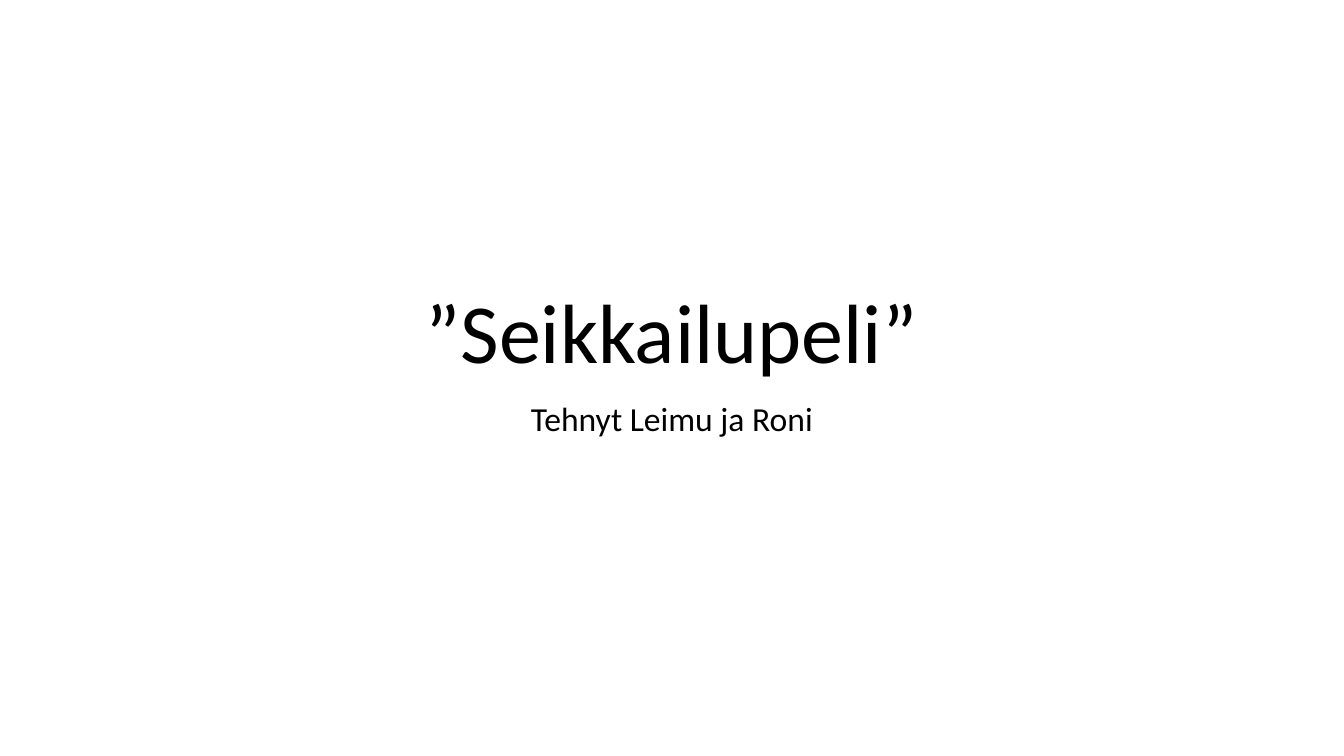
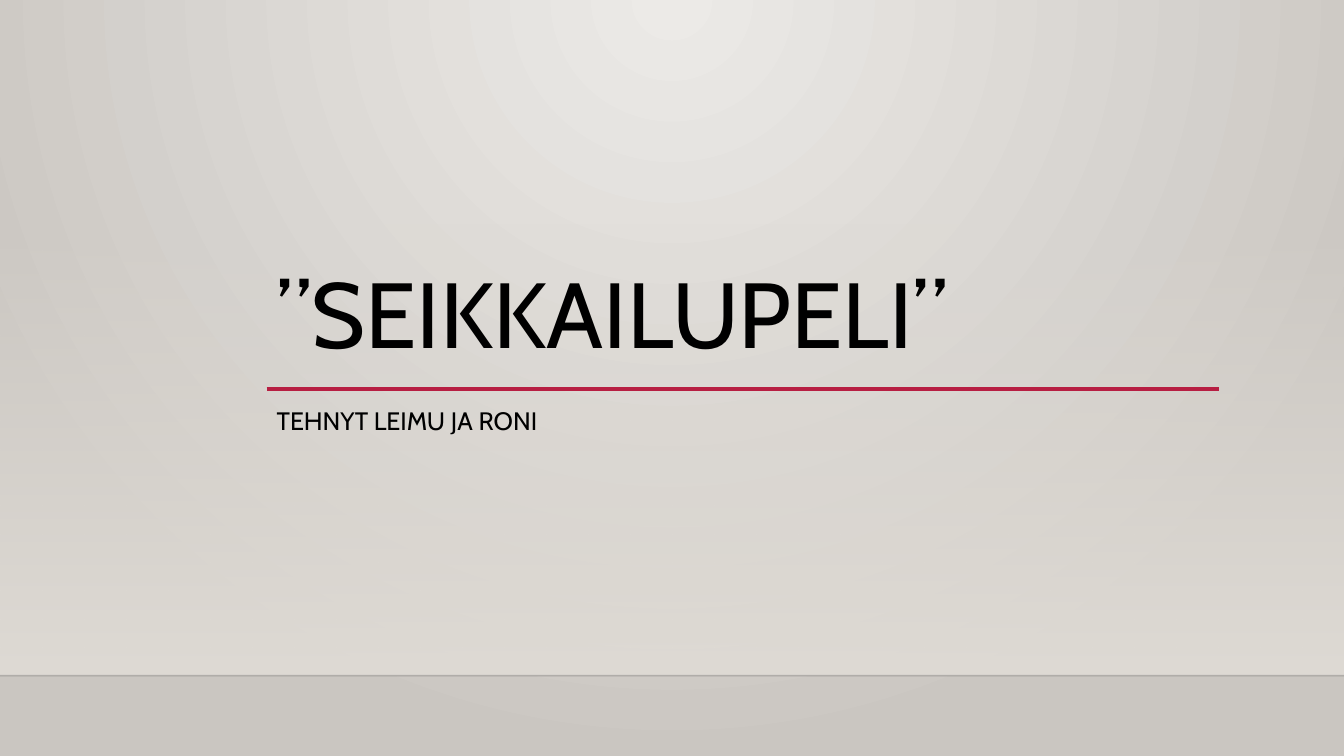
Before and after one commit to luimu64/PROJEKTITYO, a slide deck: slide 1 of Seikkailupeli.pptx. Drawn at 1344x756 pixels with LibreOffice and Linux fonts; fonts in the diff are those of the drawing; background and template pictures are left out. Boxes give left, top, right and bottom in pixels: in the first picture for what was removed or moved away, otherwise in the second. Text is boxed around its words. In the diff, an @@ line names an element or a change of style, - is before the commit and + after.

```diff
--- a/Seikkailupeli.pptx
+++ b/Seikkailupeli.pptx
@@ background #FFFFFF to gradient #ECEAE7 to #CAC7C1 @@
@@ rectangle added at (x1=0, y1=223, x2=1344, y2=676), fill gradient #DFDBD5 @@
@@ title at (x1=277, y1=278, x2=948, y2=350): text changed; size 60 to 66 pt; font Calibri to Cabin @@
-”Seikkailupeli”
+”SEIKKAILUPELI”
@@ line added from (266, 389) to (1219, 389), #B71E42 2.5 pt @@
@@ subtitle at (x1=277, y1=412, x2=538, y2=435): text changed; size 24 to 18 pt; font Calibri to Cabin @@
-Tehnyt Leimu ja Roni
+TEHNYT LEIMU JA RONI
@@ line added from (0, 676) to (1344, 676), #000001 1 pt @@
```
Also in this commit, not shown: 2 other slides changed.
